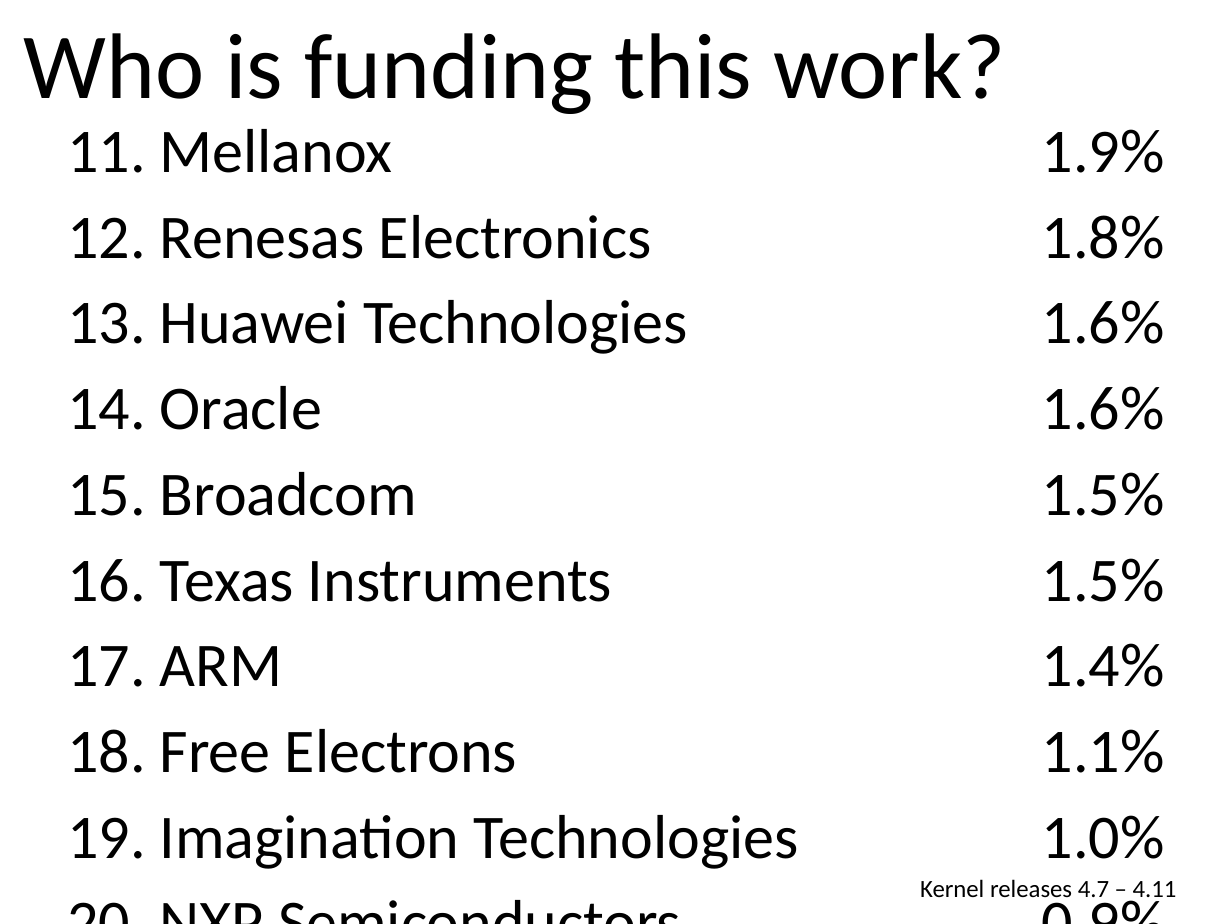
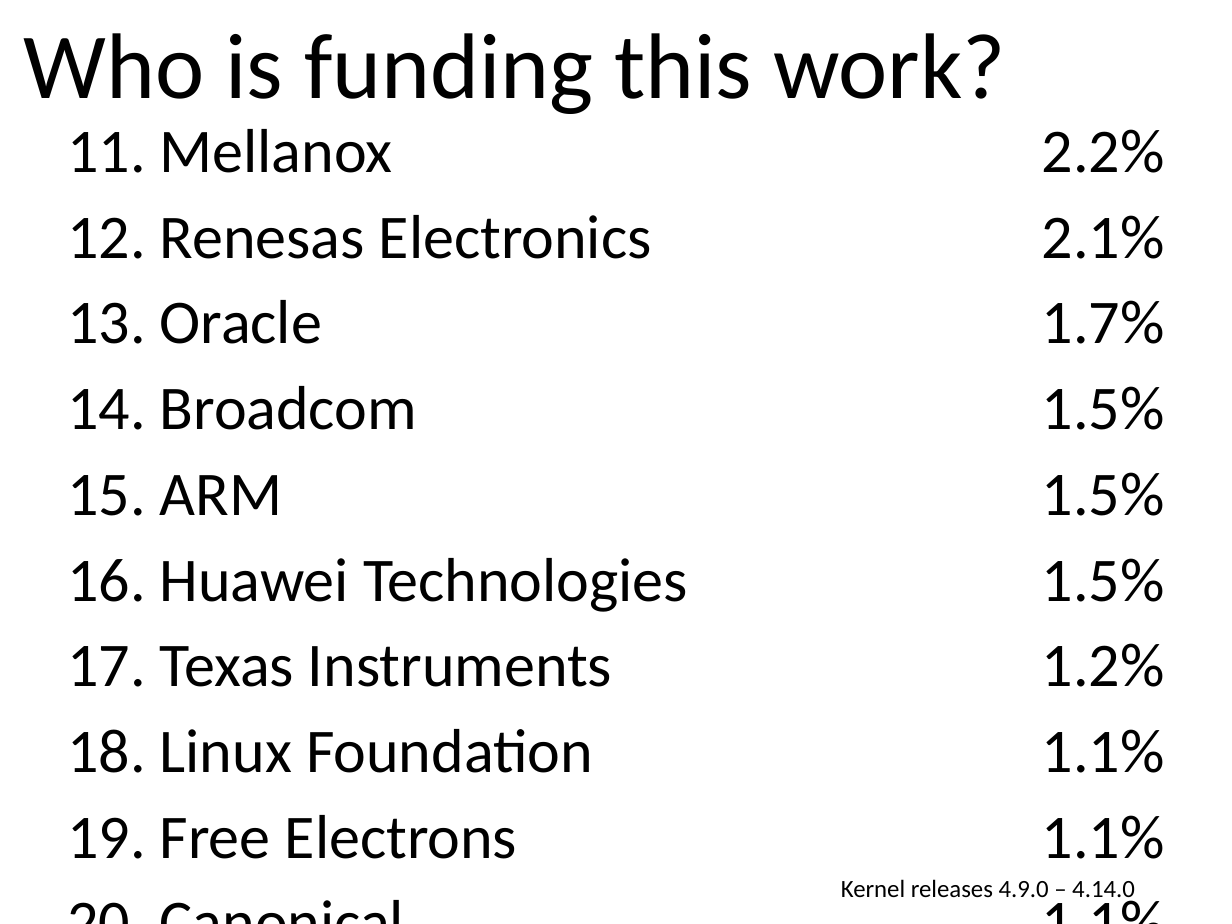
Before and after one commit to gregkh/kernel-development, a slide deck: slide 24 of kernel-development.odp (slide 23 before the commit). Drawn at 1232x924 pixels with LibreOffice and Linux fonts; fonts in the diff are those of the drawing. Boxes give left, top, right and bottom in pixels: in the first picture for what was removed or moved away, otherwise in the second. Text is boxed around its words. In the diff, an @@ line names an element or a change of style, - is before the commit and + after.

```diff
--- a/kernel-development.odp
+++ b/kernel-development.odp
@@ table at (x1=56, y1=108, x2=1176, y2=864) @@
-row 1, column 2: 1.9%
+row 1, column 2: 2.2%
-row 2, column 2: 1.8%
+row 2, column 2: 2.1%
-row 3, column 1: 13. Huawei Technologies
+row 3, column 1: 13. Oracle
-row 3, column 2: 1.6%
+row 3, column 2: 1.7%
-row 4, column 1: 14. Oracle
+row 4, column 1: 14. Broadcom
-row 4, column 2: 1.6%
+row 4, column 2: 1.5%
-row 5, column 1: 15. Broadcom
+row 5, column 1: 15. ARM
-row 6, column 1: 16. Texas Instruments
+row 6, column 1: 16. Huawei Technologies
-row 7, column 1: 17. ARM
+row 7, column 1: 17. Texas Instruments
-row 7, column 2: 1.4%
+row 7, column 2: 1.2%
-row 8, column 1: 18. Free Electrons
+row 8, column 1: 18. Linux Foundation
-row 9, column 1: 19. Imagination Technologies
+row 9, column 1: 19. Free Electrons
-row 9, column 2: 1.0%
+row 9, column 2: 1.1%
-row 10, column 1: 20. NXP Semiconductors
+row 10, column 1: 20. Canonical
-row 10, column 2: 0.9%
+row 10, column 2: 1.1%
@@ text at (x1=841, y1=879, x2=1135, y2=903): text changed @@
-Kernel releases 4.7 – 4.11
+Kernel releases 4.9.0 – 4.14.0
```
Also in this commit, not shown: 6 other slides changed, 1 slide added, 1 other file.
